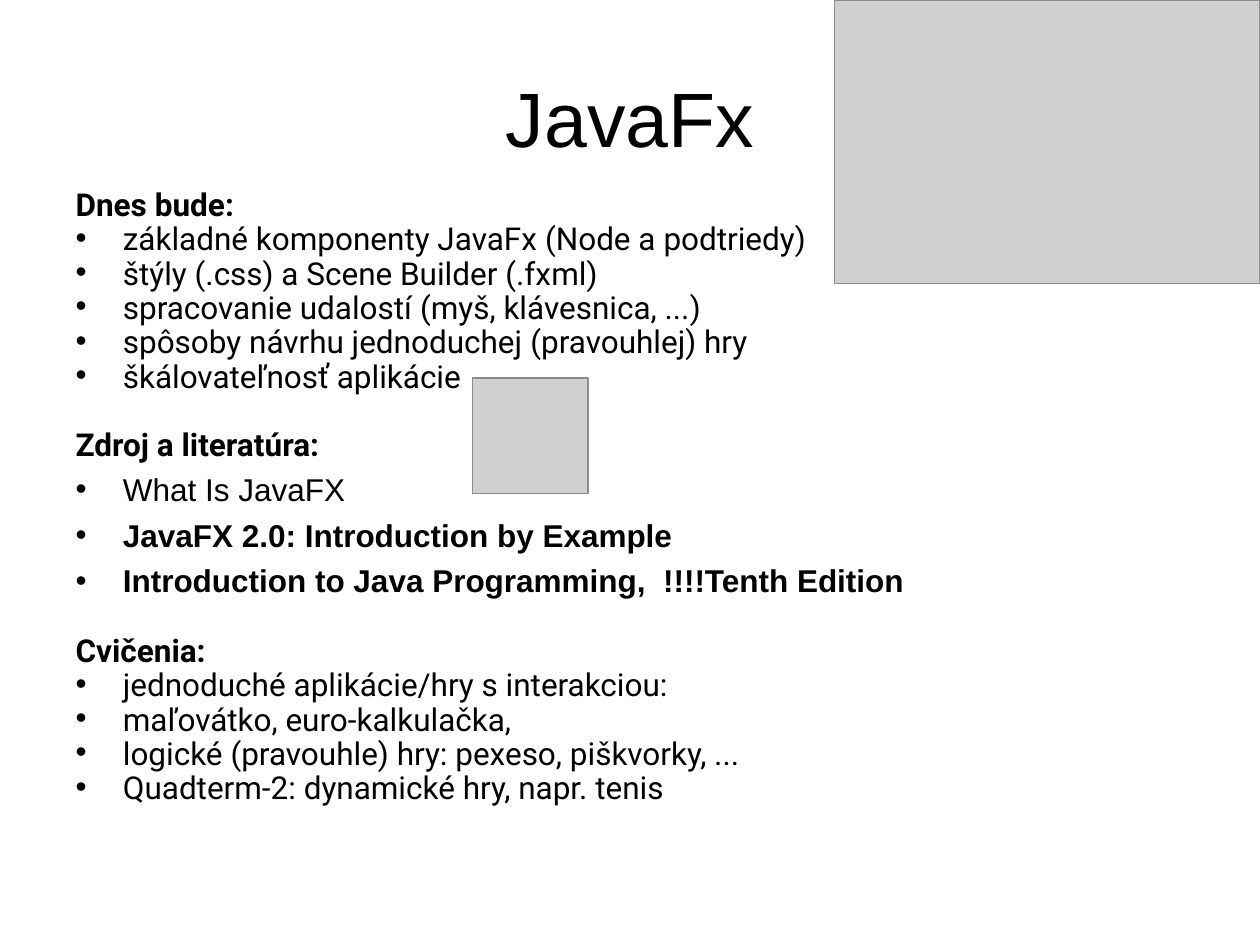
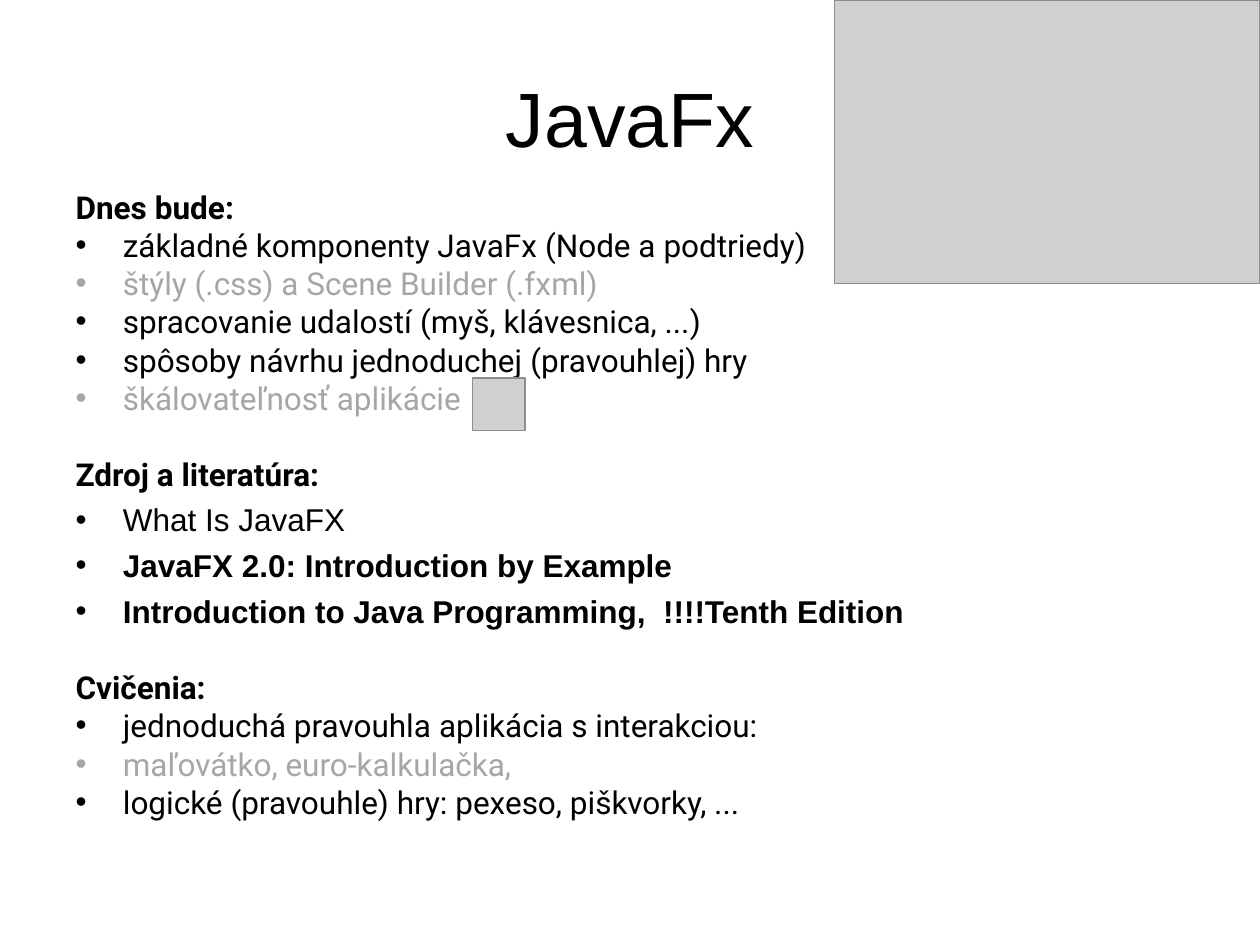
Before and after one commit to Programovanie4/Prednasky, a slide deck: slide 3 of 11/11_java.ppt (slide 1 before the commit). Drawn at 1260x945 pixels with LibreOffice and Linux fonts; fonts in the diff are those of the drawing; grey boxes stand for pictures. Boxes give left, top, right and bottom in pixels: in the first picture for what was removed or moved away, otherwise in the second. Text is boxed around its words. In the diff, an @@ line names an element or a change of style, - is before the commit and + after.

```diff
--- a/11/11_java.ppt
+++ b/11/11_java.ppt
@@ text at [76,195,806,821]: text colour #000000 to #A6A6A6 in "štýly (.css) a Scene Builder (.fxml)", "škálovateľnosť aplikácie", "maľovátko, euro-kalkulačka,"; line spacing 0.7 to 0.8; bullet colour #000000 to #A6A6A6 @@
@@ picture: place and size @@
-picture at [472,378,588,494]
+picture at [472,378,525,431]
@@ text at [123,713,757,744]: text changed @@
-• jednoduché aplikácie/hry s interakciou:
+• jednoduchá pravouhla aplikácia s interakciou:
@@ text at [123,771,663,806]: paragraph removed @@
-• Quadterm-2: dynamické hry, napr. tenis
```
Also in this commit, not shown: 4 other slides changed, 8 slides added, 3 slides removed, 3 other files.
